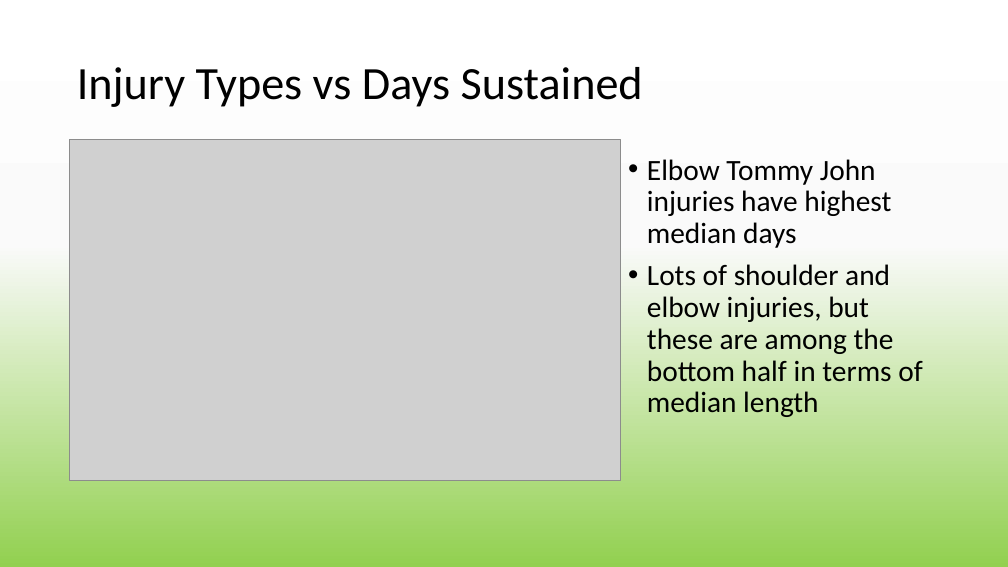
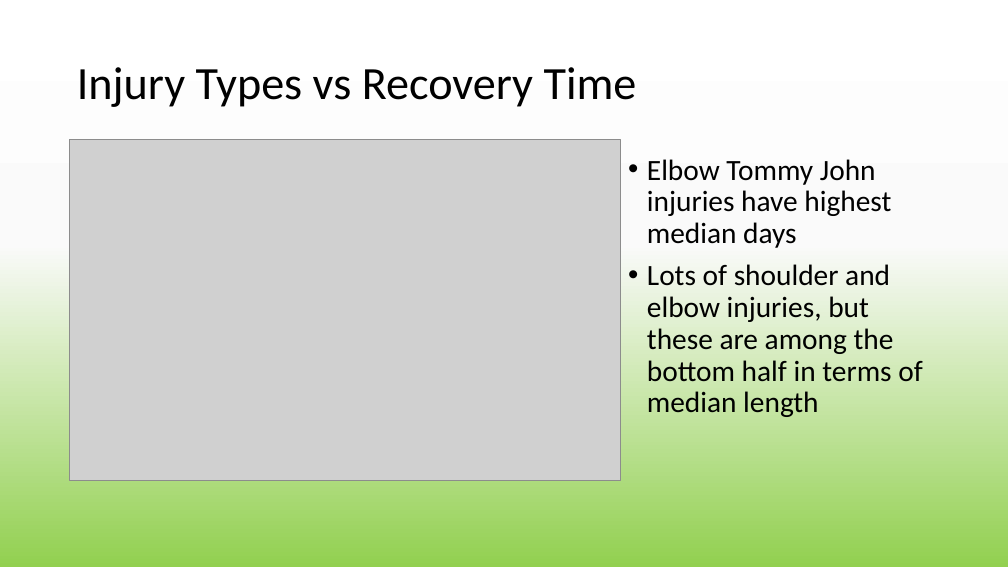
Before and after one commit to Codyz/edavFinalProject, a slide deck: slide 7 of main/DBA.pptx. Drawn at 1008x567 pixels with LibreOffice and Linux fonts; fonts in the diff are those of the drawing; grey boxes stand for pictures. Boxes give left, top, right and bottom in pixels: in the first picture for what was removed or moved away, otherwise in the second. Text is boxed around its words. In the diff, an @@ line names an element or a change of style, - is before the commit and + after.

```diff
--- a/main/DBA.pptx
+++ b/main/DBA.pptx
@@ title at [77, 67, 637, 107]: text changed @@
-Injury Types vs Days Sustained
+Injury Types vs Recovery Time
```
Also in this commit, not shown: 1 slide added.
